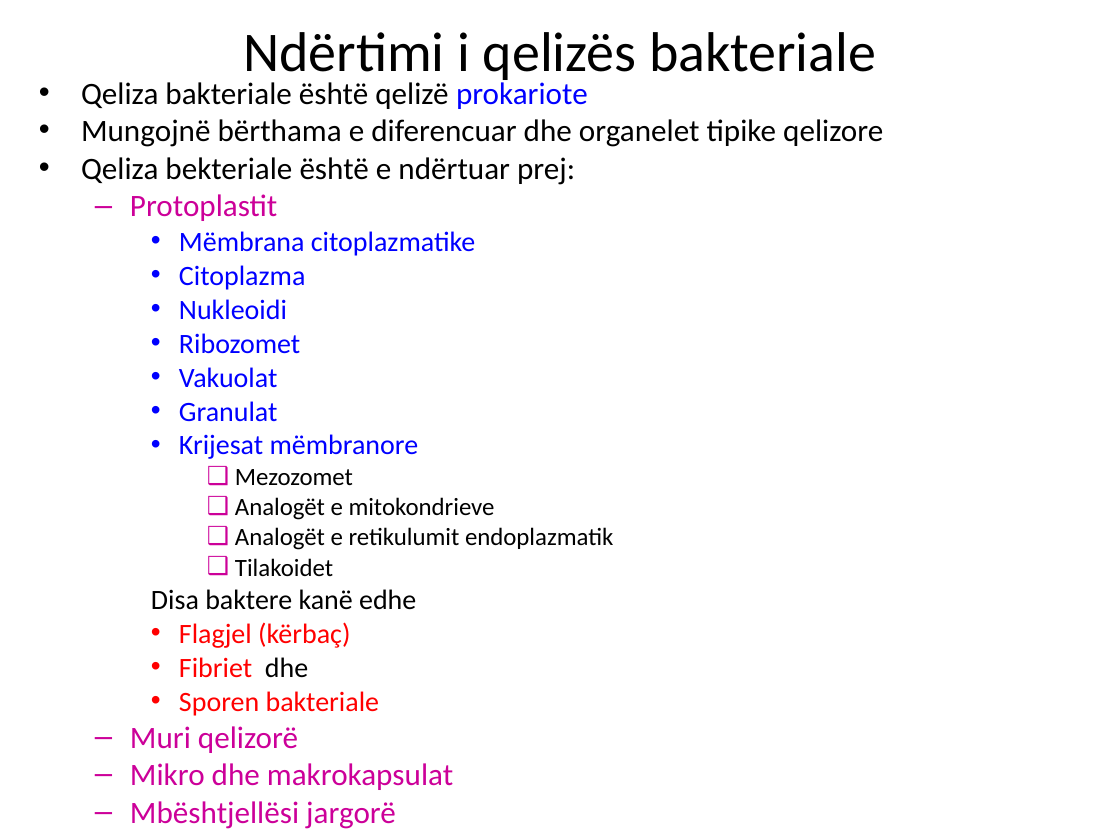
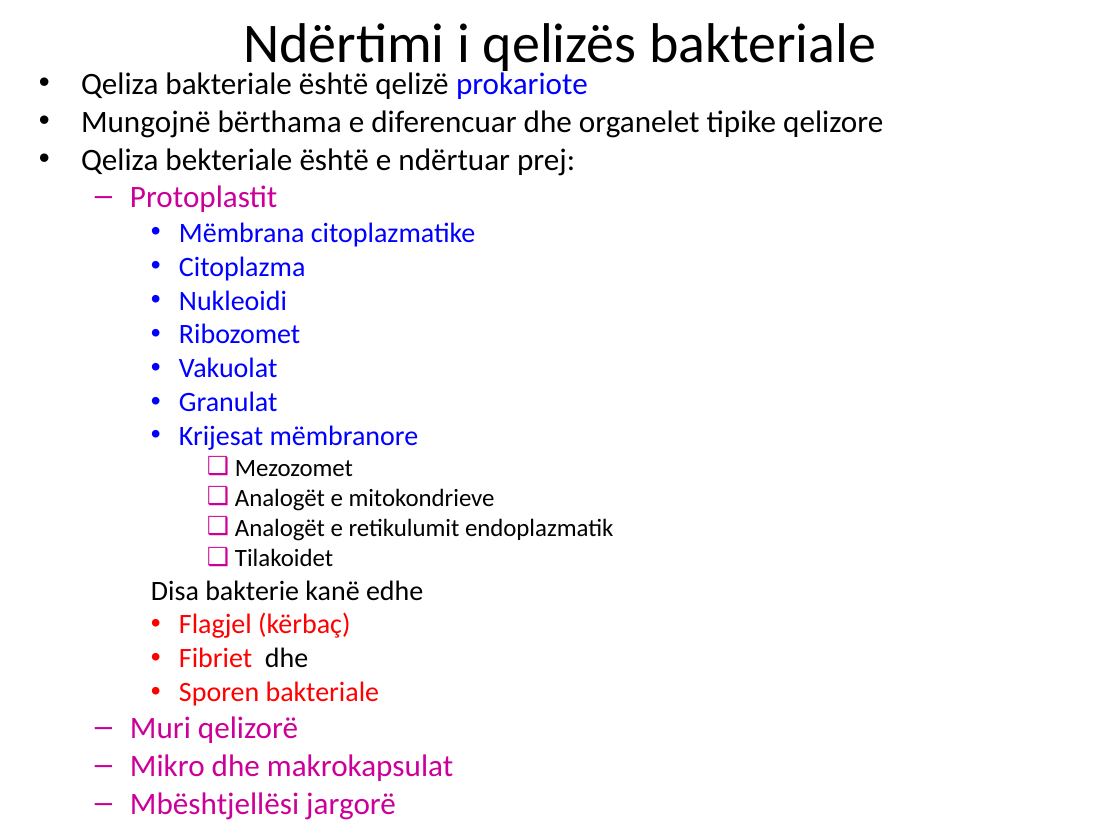
Before and after one commit to biologjia-aplikative/Biologjia-Aplikative, a slide deck: slide 7 of materiale/Klasa 11/2. BAKTERIET.ppt. Drawn at 1120x840 pixels with LibreOffice and Linux fonts; fonts in the diff are those of the drawing. Boxes give left, top, right and bottom in pixels: in the first picture for what was removed or moved away, otherwise in the second. Text is boxed around its words. In the diff, an @@ line names an element or a change of style, - is before the commit and + after.

```diff
--- a/materiale/Klasa 11/2. BAKTERIET.ppt
+++ b/materiale/Klasa 11/2. BAKTERIET.ppt
@@ title "Ndërtimi i qelizës bakteriale": place and size @@
-title "Ndërtimi i qelizës bakteriale" at [243,32,876,85]
+title "Ndërtimi i qelizës bakteriale" at [243,23,876,75]
@@ text "Qeliza bakteriale është qelizë prokariote": place and size @@
-text "Qeliza bakteriale është qelizë prokariote" at [81,77,883,829]
+text "Qeliza bakteriale është qelizë prokariote" at [81,68,883,820]
@@ text at [151,580,423,601]: text changed @@
-    Disa baktere kanë edhe
+    Disa bakterie kanë edhe
```
Also in this commit, not shown: 20 other slides changed, 16 other files.
